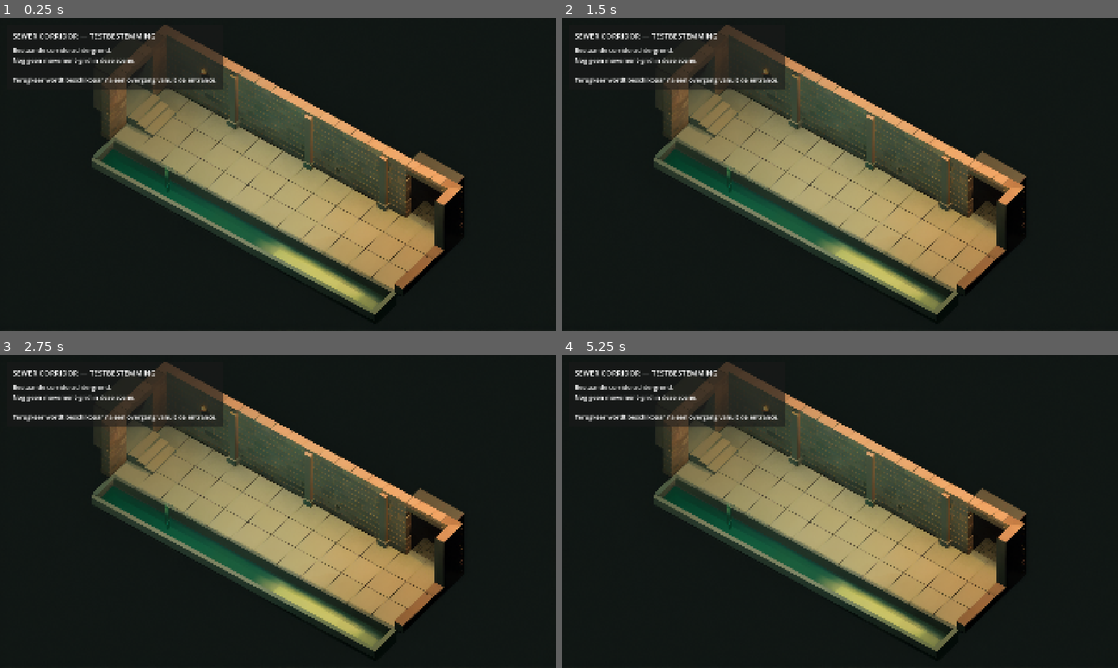
Above: before the commit, frames 1-4 (two rows, left to right).
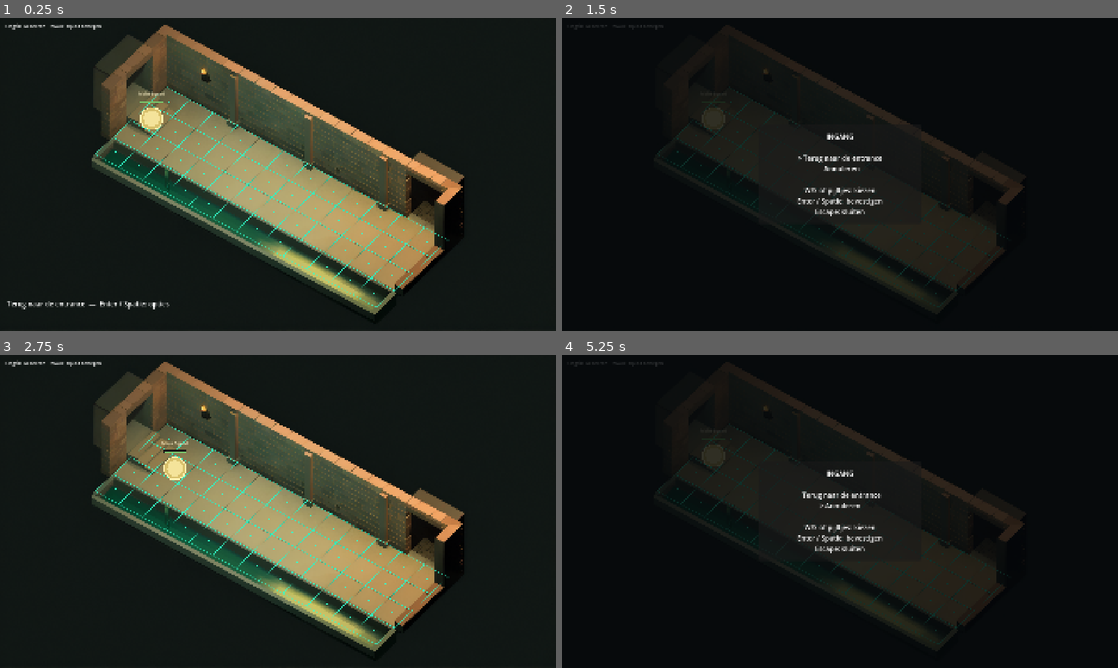
Above: after the commit, the same moments.

Repository: Kradoneem/TacticalRPG-Godot
Game: Godot game, scene res://scenes/exploration/sewer_corridor_test.tscn
Two runs of this game, one before a commit and one after it. Both use one fixed random seed, a clock stepped at 60 frames per second and the inputs below. This scene is started directly instead of the project's main scene.
Inputs (mouse positions are in pixels of both pictures, inside the frame that each line leads up to):
- Up to frame 1 (0.25 s): no input
- Up to frame 2 (1.5 s): tap Enter (ui_accept) at 0.5, 0.77, 1.25 s; move the mouse to (962, 158) at 0.52 s; hold D (move_right) 0.53-1.25 s; tap Keypad Enter at 0.6 s; click (962, 158) at 0.67 s; tap Space at 0.8 s; drag from (728, 190) to (812, 237) at 1.27 s
- Up to frame 3 (2.75 s): tap Enter (ui_accept) at 2 s; move the mouse to (333, 442) at 2.02 s; hold D (move_right) from 2.03 s (still down); hold E (engage) from 2.03 s (still down); click (333, 442) at 2.17 s; tap Space at 2.3 s
- Up to frame 4 (5.25 s): release D (move_right) at 2.75 s; release E (engage) at 2.75 s; tap Enter (ui_accept) at 2.75, 3.5, 3.77, 4.25 s; drag from (812, 574) to (673, 464) at 2.77 s; move the mouse to (1006, 558) at 3.52 s; hold A (move_left) 3.53-4.25 s; tap Space at 3.6 s; click (1006, 558) at 3.67 s; drag from (673, 464) to (756, 433) at 4.27 s; move the mouse to (867, 511) at 5.02 s; hold S (move_down) from 5.03 s (still down); tap 2 at 5.1 s; click (867, 511) at 5.17 s

The runs differ from the first frame. In frame 1, 5.5% of the frame differs, in the area x 0-81%, y 1-94%; in frame 2, 32%, in the area x 2-84%, y 2-95%; in frame 3, 5.2%; in frame 4, 32%.

Commit message:
feat: add calibrated corridor movement and contextual return

Diff:
--- /dev/null
+++ b/assets/calibration/sewer_corridor_2026-10-16T21-44-47.tres
@@ -0,0 +1,9 @@
+[gd_resource type="Resource" script_class="TacticalGridProjection" format=3]
+
+[ext_resource type="Script" path="res://scripts/systems/tactical_grid_projection.gd" id="1_twll3"]
+
+[resource]
+script = ExtResource("1_twll3")
+origin = Vector2(575.6614, 238.36823)
+axis_x = Vector2(80.93121, 44.058582)
+axis_y = Vector2(-61.704876, 57.99164)
--- a/scenes/exploration/sewer_corridor_test.tscn
+++ b/scenes/exploration/sewer_corridor_test.tscn
@@ -1,13 +1,21 @@
-[gd_scene load_steps=3 format=3]
+[gd_scene format=3 uid="uid://cq4lbqo2cg8rv"]
 
-[ext_resource type="Script" path="res://scripts/exploration/room_destination_test.gd" id="1_destination"]
-[ext_resource type="Texture2D" path="res://assets/backgrounds/sewer_corridor.png" id="2_background"]
+[ext_resource type="Script" uid="uid://embnywo1xnp8" path="res://scripts/exploration/sewer_corridor_test.gd" id="1_corridor"]
+[ext_resource type="Texture2D" uid="uid://blos7tmbhj1hn" path="res://assets/backgrounds/sewer_corridor.png" id="2_background"]
+[ext_resource type="Resource" path="res://assets/calibration/sewer_corridor_2026-10-16T21-44-47.tres" id="2_euidi"]
+[ext_resource type="Script" uid="uid://cgi0aq206koxs" path="res://scripts/systems/tactical_player.gd" id="3_player"]
 
-[node name="SewerCorridorTest" type="Node2D"]
-script = ExtResource("1_destination")
-location_name = "Sewer Corridor"
+[node name="SewerCorridorTest" type="Node2D" unique_id=817142198]
+script = ExtResource("1_corridor")
+grid_size = Vector2i(12, 4)
+start_cell = Vector2i(0, 1)
+grid_calibration = ExtResource("2_euidi")
 
-[node name="Background" type="Sprite2D" parent="."]
+[node name="Background" type="Sprite2D" parent="." unique_id=1008484902]
 z_index = -10
 texture = ExtResource("2_background")
 centered = false
+
+[node name="PlayerMarker" type="Node2D" parent="." unique_id=222568564]
+z_index = 10
+script = ExtResource("3_player")
--- /dev/null
+++ b/scripts/exploration/sewer_corridor_test.gd
@@ -0,0 +1,366 @@
+extends "res://scripts/exploration/sewer_entrance_test.gd"
+
+## Reuses the existing three-point calibration and squad movement.
+## Adds corridor-specific calibration exports and a contextual return.
+##
+## The entrance departure cell belongs to the entrance map.
+## start_cell belongs to this corridor map.
+
+const ENTRANCE_SCENE_PATH: String = (
+    "res://scenes/exploration/sewer_entrance_test.tscn"
+)
+
+## Provisional cells: validate these against the calibrated background.
+@export var entrance_cells: Array[Vector2i] = [
+	Vector2i(0, 0),
+	Vector2i(0, 1),
+	Vector2i(0, 2)
+]
+
+var _entrance_return_cell: Vector2i
+var _has_return_context: bool = false
+var _incoming_squad: Squad
+
+var _exit_hint: Label
+var _exit_overlay: ColorRect
+var _exit_menu_text: Label
+
+var _exit_menu_open: bool = false
+var _exit_selection: int = 0
+var _transitioning: bool = false
+
+
+func _ready() -> void:
+	# Initializes the same grid, projection, token and calibration UI.
+	super._ready()
+
+	if tactical_grid == null or projection == null:
+		return
+
+	if player_marker.squad == null:
+		return
+
+	GameState.current_location = "Sewer Corridor"
+	GameState.in_city = false
+
+	_build_exit_ui()
+	player_marker.cell_changed.connect(_on_corridor_cell_changed)
+	_update_exit_hint()
+
+	print("Corridor arrival cell: ", player_marker.cell)
+
+
+func configure_return(departure_cell: Vector2i) -> void:
+	# Called by the existing entrance interaction after this scene loads.
+	_entrance_return_cell = departure_cell
+	_incoming_squad = GameState.get_main_squad()
+	_has_return_context = true
+
+	if player_marker.squad != _incoming_squad:
+		push_error("Corridor did not receive the existing Main Squad.")
+
+	_update_exit_hint()
+
+
+func _build_exit_ui() -> void:
+	var layer := CanvasLayer.new()
+	layer.layer = 12
+	add_child(layer)
+
+	_exit_hint = Label.new()
+	_exit_hint.position = Vector2(24.0, 970.0)
+	_exit_hint.add_theme_font_size_override("font_size", 24)
+	_exit_hint.mouse_filter = Control.MOUSE_FILTER_IGNORE
+	layer.add_child(_exit_hint)
+
+	_exit_overlay = ColorRect.new()
+	_exit_overlay.color = Color(0.02, 0.03, 0.04, 0.82)
+	_exit_overlay.set_anchors_and_offsets_preset(
+		Control.PRESET_FULL_RECT
+	)
+	_exit_overlay.mouse_filter = Control.MOUSE_FILTER_STOP
+	layer.add_child(_exit_overlay)
+
+	var center := CenterContainer.new()
+	center.set_anchors_and_offsets_preset(
+		Control.PRESET_FULL_RECT
+	)
+	_exit_overlay.add_child(center)
+
+	var panel := PanelContainer.new()
+	panel.custom_minimum_size = Vector2(560.0, 260.0)
+	center.add_child(panel)
+
+	var margin := MarginContainer.new()
+
+	for side in ["left", "right", "top", "bottom"]:
+		margin.add_theme_constant_override("margin_" + side, 24)
+
+	panel.add_child(margin)
+
+	_exit_menu_text = Label.new()
+	_exit_menu_text.horizontal_alignment = HORIZONTAL_ALIGNMENT_CENTER
+	_exit_menu_text.vertical_alignment = VERTICAL_ALIGNMENT_CENTER
+	_exit_menu_text.add_theme_font_size_override("font_size", 24)
+	margin.add_child(_exit_menu_text)
+
+	_exit_overlay.hide()
+
+
+func _process(delta: float) -> void:
+	# Retains the calibration handle-release behavior.
+	super._process(delta)
+
+	if _exit_hint == null:
+		return
+
+	_exit_hint.visible = (
+		not _calibrating
+		and not _exit_menu_open
+		and not _transitioning
+	)
+
+
+func _on_corridor_cell_changed(
+	_previous_cell: Vector2i,
+	_new_cell: Vector2i
+) -> void:
+	_update_exit_hint()
+
+
+func _update_exit_hint() -> void:
+	if _exit_hint == null:
+		return
+
+	if entrance_cells.has(player_marker.cell):
+		_exit_hint.text = (
+            "Terug naar de entrance"
+			+ "  —  Enter / Spatie: opties"
+		)
+	else:
+		_exit_hint.text = ""
+
+
+func _input(event: InputEvent) -> void:
+	if _exit_hint == null or _transitioning:
+		return
+
+	if not event is InputEventKey:
+		return
+
+	var key_event := event as InputEventKey
+
+	if not key_event.pressed:
+		return
+
+	if key_event.echo:
+		if _exit_menu_open:
+			get_viewport().set_input_as_handled()
+		return
+
+	if _exit_menu_open:
+		_handle_exit_menu_key(key_event.keycode)
+		get_viewport().set_input_as_handled()
+		return
+
+	# F2 and mouse calibration stay with the inherited script.
+	if _calibrating:
+		return
+
+	if not _is_confirm_key(key_event.keycode):
+		return
+
+	if not entrance_cells.has(player_marker.cell):
+		return
+
+	_open_exit_menu()
+	get_viewport().set_input_as_handled()
+
+
+func _is_confirm_key(keycode: int) -> bool:
+	return keycode in [
+		KEY_ENTER,
+		KEY_KP_ENTER,
+		KEY_SPACE
+	]
+
+
+func _open_exit_menu() -> void:
+	_exit_menu_open = true
+	_exit_selection = 0
+
+	player_marker.set_input_enabled(false)
+	_exit_hint.hide()
+	_exit_overlay.show()
+	_refresh_exit_menu()
+
+
+func _refresh_exit_menu() -> void:
+	var travel_prefix: String = (
+		"> " if _exit_selection == 0 else "  "
+	)
+	var cancel_prefix: String = (
+		"> " if _exit_selection == 1 else "  "
+	)
+
+	_exit_menu_text.text = (
+        "INGANG\n\n"
+		+ travel_prefix
+		+ "Terug naar de entrance"
+		+ "\n"
+		+ cancel_prefix
+		+ "Annuleren"
+		+ "\n\nW/S of pijltjes: kiezen"
+		+ "\nEnter / Spatie: bevestigen"
+		+ "\nEscape: sluiten"
+	)
+
+
+func _handle_exit_menu_key(keycode: int) -> void:
+	if keycode == KEY_ESCAPE:
+		_close_exit_menu()
+		return
+
+	if keycode in [KEY_W, KEY_UP, KEY_S, KEY_DOWN]:
+		_exit_selection = 1 - _exit_selection
+		_refresh_exit_menu()
+		return
+
+	if not _is_confirm_key(keycode):
+		return
+
+	if _exit_selection == 1:
+		_close_exit_menu()
+		return
+
+	_exit_menu_open = false
+	_exit_overlay.hide()
+	_transitioning = true
+
+	# Replace scenes after input dispatch has finished.
+	call_deferred("_return_to_entrance")
+
+
+func _close_exit_menu() -> void:
+	_exit_menu_open = false
+	_exit_overlay.hide()
+
+	player_marker.set_input_enabled(true)
+	_update_exit_hint()
+
+
+func _return_to_entrance() -> void:
+	if (
+		not _has_return_context
+		or SceneManager.get_current_game_scene() != self
+	):
+		_recover_from_return_error(
+            "Start met F5 en betreed de corridor vanuit de entrance."
+		)
+		return
+
+	var next_entrance: Node = SceneManager.change_game_scene(
+		ENTRANCE_SCENE_PATH
+	)
+
+	if next_entrance == null:
+		_recover_from_return_error(
+            "Entrance laden mislukt. Controleer Output."
+		)
+		return
+
+	var marker: TacticalPlayer = (
+		next_entrance.get_node("PlayerMarker") as TacticalPlayer
+	)
+
+	if marker.squad != _incoming_squad:
+		push_error("Corridor return unexpectedly replaced the Main Squad.")
+
+	if not marker.move_to(_entrance_return_cell):
+		push_error(
+            "Could not return to entrance cell: %s"
+			% str(_entrance_return_cell)
+		)
+
+	print(
+		"Returned to entrance cell ",
+		marker.cell,
+		" with the same Main Squad: ",
+		marker.squad == _incoming_squad
+	)
+
+
+func _recover_from_return_error(message: String) -> void:
+	_transitioning = false
+	player_marker.set_input_enabled(true)
+	_exit_hint.text = message
+	push_warning(message)
+
+
+func _on_movement_requested(direction: Vector2i) -> void:
+	# Overrides only the movement guard and location-specific logging.
+	if _calibrating or _exit_menu_open or _transitioning:
+		return
+
+	if player_marker.move_by(direction):
+		print("Corridor Main Squad cell: ", player_marker.cell)
+
+	get_viewport().set_input_as_handled()
+
+
+func _save_calibration() -> void:
+	# Same Resource-saving behavior as the entrance,
+	# but always exports under a corridor-specific filename.
+	if not _candidate_valid:
+		return
+
+	var directory: String = "res://assets/calibration"
+
+	var directory_error: Error = DirAccess.make_dir_recursive_absolute(
+		ProjectSettings.globalize_path(directory)
+	)
+
+	if directory_error != OK:
+		_status.text = (
+            "Kalibratiemap aanmaken mislukt: "
+			+ error_string(directory_error)
+		)
+		return
+
+	var stamp: String = (
+		Time.get_datetime_string_from_system().replace(":", "-")
+	)
+
+	var base_path: String = directory + "/sewer_corridor_" + stamp
+	var path: String = base_path + ".tres"
+	var suffix: int = 1
+
+	# Never overwrite a previous calibration.
+	while FileAccess.file_exists(path):
+		path = base_path + "_" + str(suffix) + ".tres"
+		suffix += 1
+
+	var saved := GridProjectionData.new()
+	saved.origin = projection.origin
+	saved.axis_x = projection.axis_x
+	saved.axis_y = projection.axis_y
+
+	var save_error: Error = ResourceSaver.save(saved, path)
+
+	if save_error != OK:
+		_status.text = "Opslaan mislukt: " + error_string(save_error)
+		return
+
+	print("Corridor grid calibration saved: ", path)
+	print(
+        "Assign this Resource to SewerCorridorTest > Grid Calibration "
+		+ "and save the scene."
+	)
+
+	_finish_calibration()
+
+	_hint.text = (
+		"Opgeslagen: " + path
+		+ "\nNa F8: wijs dit bestand toe aan "
+		+ "SewerCorridorTest > Grid Calibration en sla de scene op."
+	)
Not shown, added: scripts/exploration/sewer_corridor_test.gd.uid
